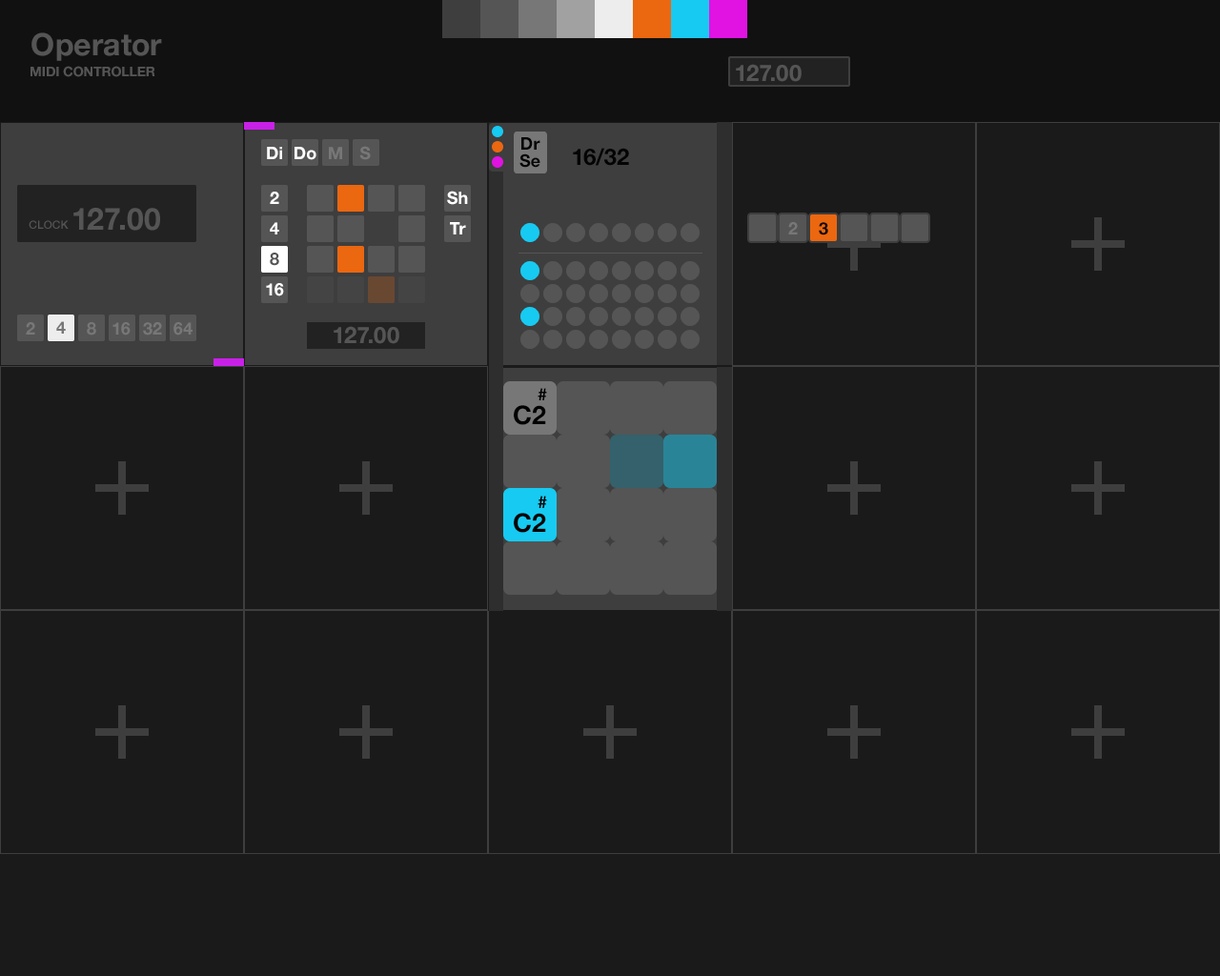
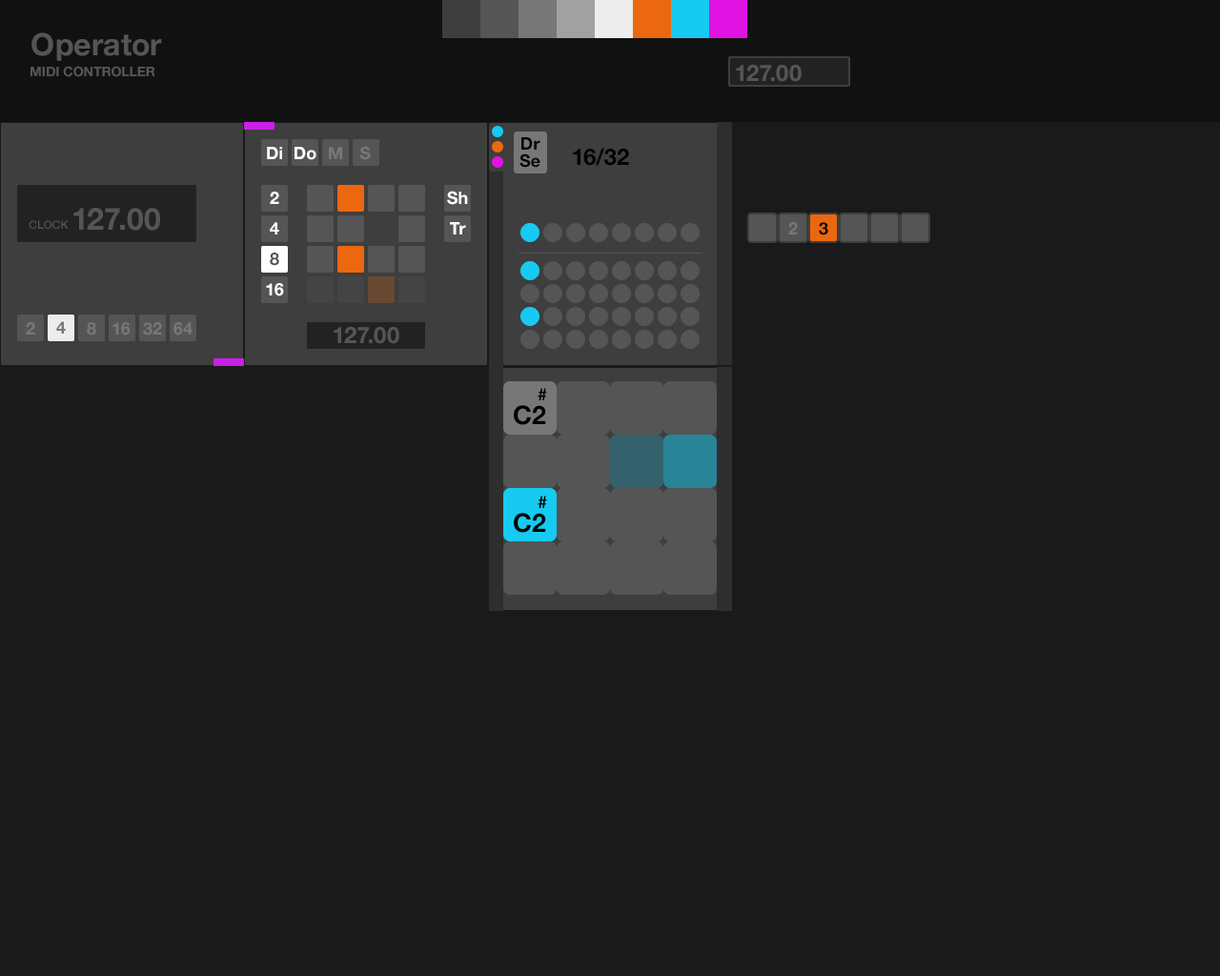
Comparing the layer stacks of the two 1220 x 976 images. Changes:
removed group "Square" (1st of 11, in "Placeholder") (2 layers) from group "Placeholder" over [976, 122, 1220, 367]
removed layer "Rectangle 1 copy 4" (1st of 11, in "Placeholder" › "Square") from group "Square" over [976, 122, 1220, 367]
removed group "Square" (4th of 11, in "Placeholder") (2 layers) from group "Placeholder" over [732, 122, 977, 367]
removed layer "Rectangle 1 copy 4" (4th of 11, in "Placeholder" › "Square") from group "Square" over [732, 122, 977, 367]
removed group "Square" (5th of 11, in "Placeholder") (2 layers) from group "Placeholder" over [732, 366, 977, 611]
removed layer "Rectangle 1 copy 4" (5th of 11, in "Placeholder" › "Square") from group "Square" over [732, 366, 977, 611]
removed group "Square" (6th of 11, in "Placeholder") (2 layers) from group "Placeholder" over [732, 610, 977, 855]
removed layer "Rectangle 1 copy 4" (6th of 11, in "Placeholder" › "Square") from group "Square" over [732, 610, 977, 855]
removed group "Square" (8th of 11, in "Placeholder") (2 layers) from group "Placeholder" over [244, 610, 489, 855]
removed layer "Rectangle 1 copy 4" (8th of 11, in "Placeholder" › "Square") from group "Square" over [244, 610, 489, 855]
removed group "Square" (9th of 11, in "Placeholder") (2 layers) from group "Placeholder" over [0, 610, 245, 855]
removed layer "Rectangle 1 copy 4" (9th of 11, in "Placeholder" › "Square") from group "Square" over [0, 610, 245, 855]
removed group "Square" (10th of 11, in "Placeholder") (2 layers) from group "Placeholder" over [244, 366, 489, 611]
removed layer "Rectangle 1 copy 4" (10th of 11, in "Placeholder" › "Square") from group "Square" over [244, 366, 489, 611]
removed group "Square" (11th of 11, in "Placeholder") (2 layers) from group "Placeholder" over [0, 366, 245, 611]
removed layer "Rectangle 1 copy 4" (11th of 11, in "Placeholder" › "Square") from group "Square" over [0, 366, 245, 611]
…and 17 more changes (17 removed)
